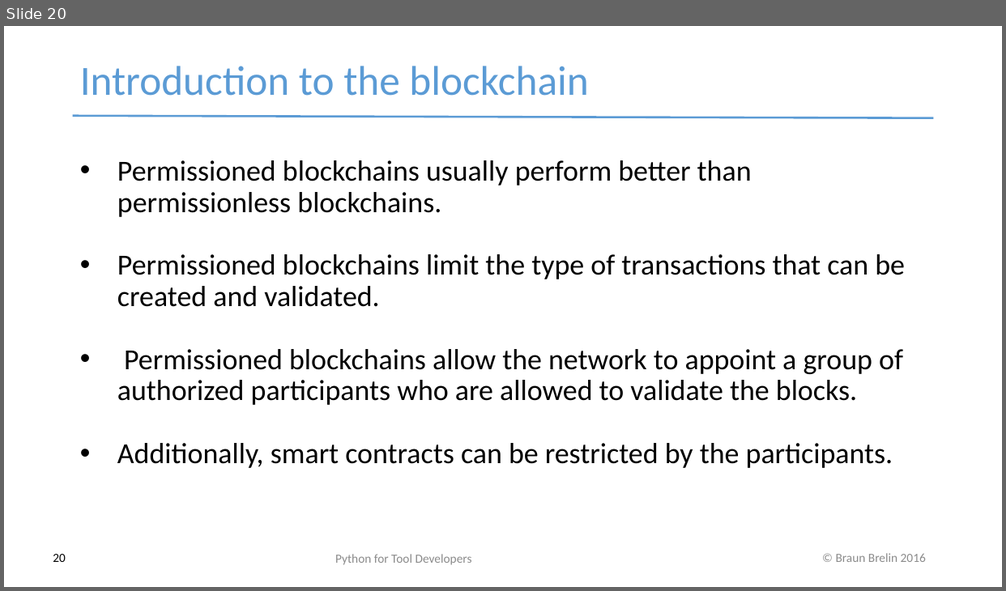
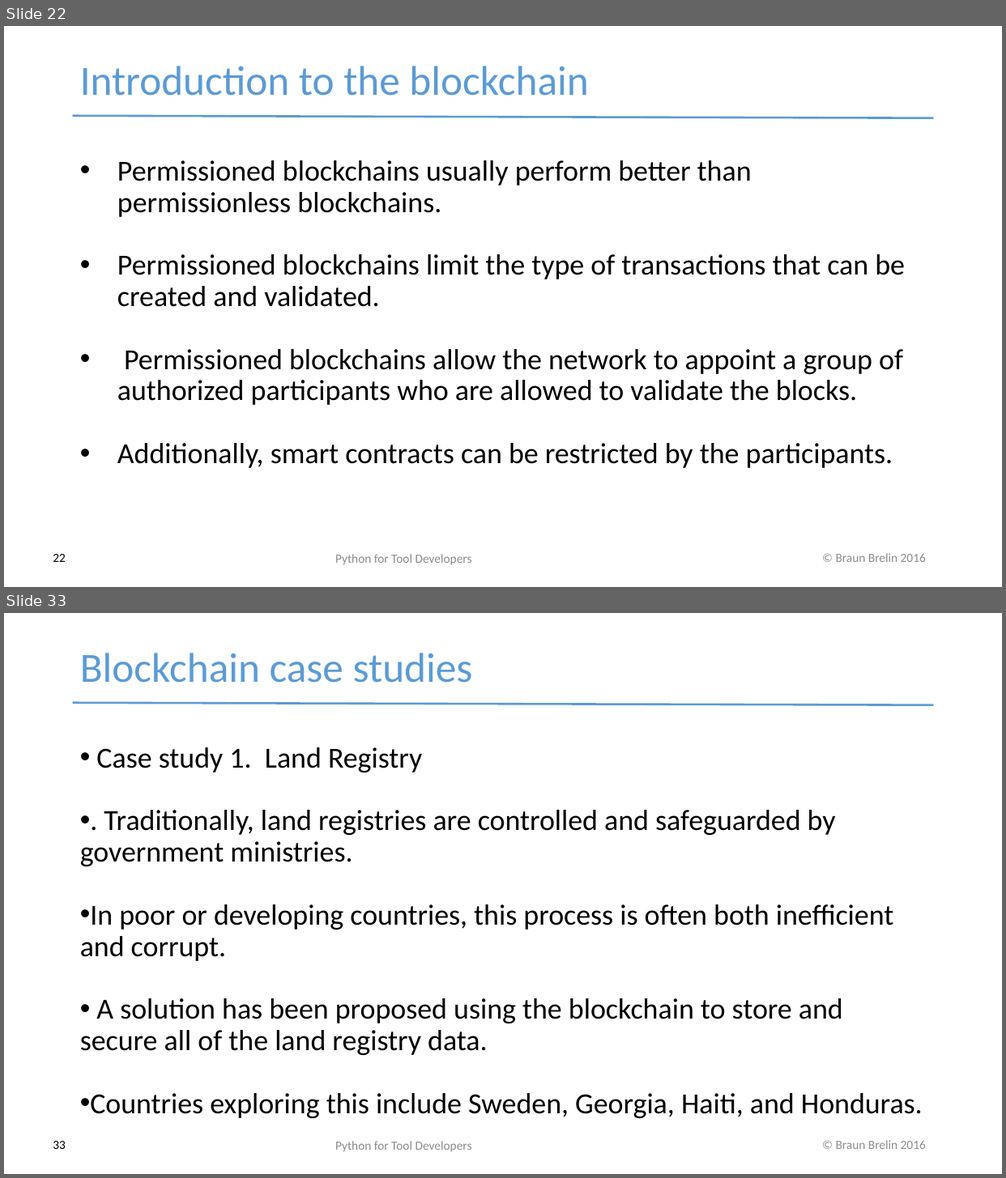
Before and after one commit to redmage123/btc-introductory-workshop, a slide deck: docs/Blockchain workshop v0.1.pptx. Shown one above the other, each under a label of ours: slide 20 before the commit, slides 22 and 33 after it; the slides between them are not shown. The pictures are 1006x591 and 1006x1178 pixels, drawn with LibreOffice and Linux fonts; fonts in the diff are those of the drawing. Boxes give left, top, right and bottom in pixels: in the first picture for what was removed or moved away, otherwise in the second. Text is boxed around its words. In the diff, an @@ line names an element or a change of style, - is before the commit and + after.

```diff
--- a/docs/Blockchain workshop v0.1.pptx
+++ b/docs/Blockchain workshop v0.1.pptx
@@ slide 33 added at [4,613,1002,1174], background #FFFFFF; not listed: 2 template elements that a slide beside it also shows @@
@@ text added at [80,653,473,683], 40 pt, text #5B9BD5 @@
+Blockchain case studies
@@ text added at [80,747,923,1118], 28 pt, text #000000 @@
+• Case study 1. Land Registry
+• . Traditionally, land registries are controlled and safeguarded by government ministries.
+• In poor or developing countries, this process is often both inefficient and corrupt.
+• A solution has been proposed using the blockchain to store and secure all of the land registry data.
+• Countries exploring this include Sweden, Georgia, Haiti, and Honduras.
@@ page number added at [53,1141,66,1149], 12 pt, text #000000 @@
+33
@@ text added at [335,1141,472,1152], 12 pt, text #8B8B8B @@
+Python for Tool Developers
@@ what was slide 20 is now slide 22 @@
@@ page number at [53,554,66,562]: text changed @@
-20
+22
```
Also in this commit, not shown: 3 slides changed, 12 other slides added, 21 slides removed, 4 other files.
